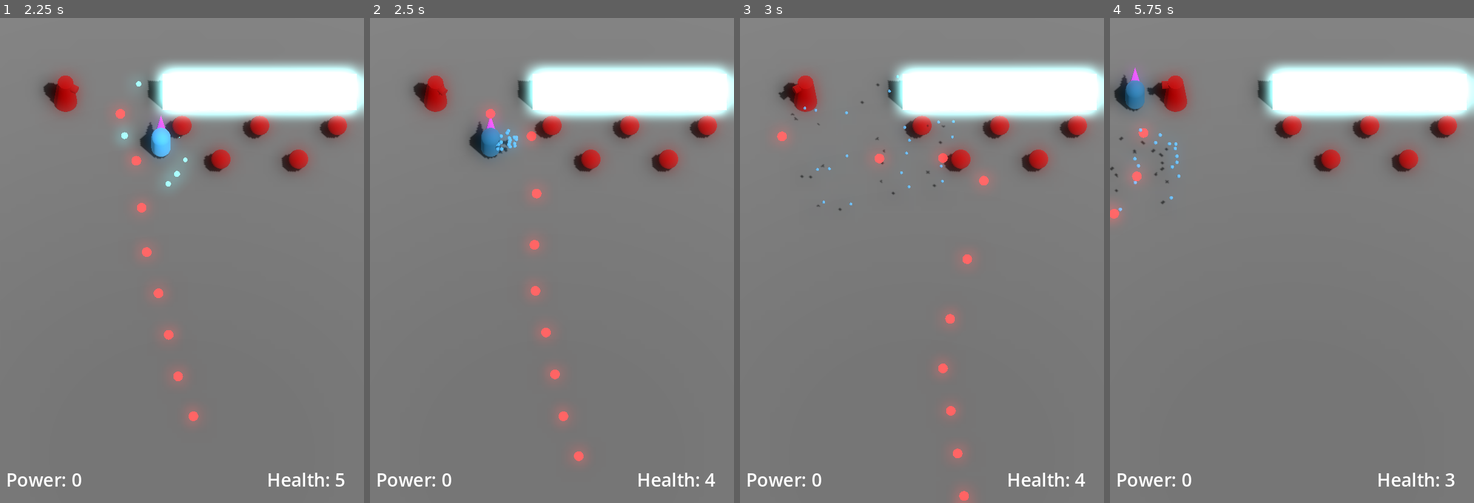
Above: before the commit, frames 1-4 (left to right).
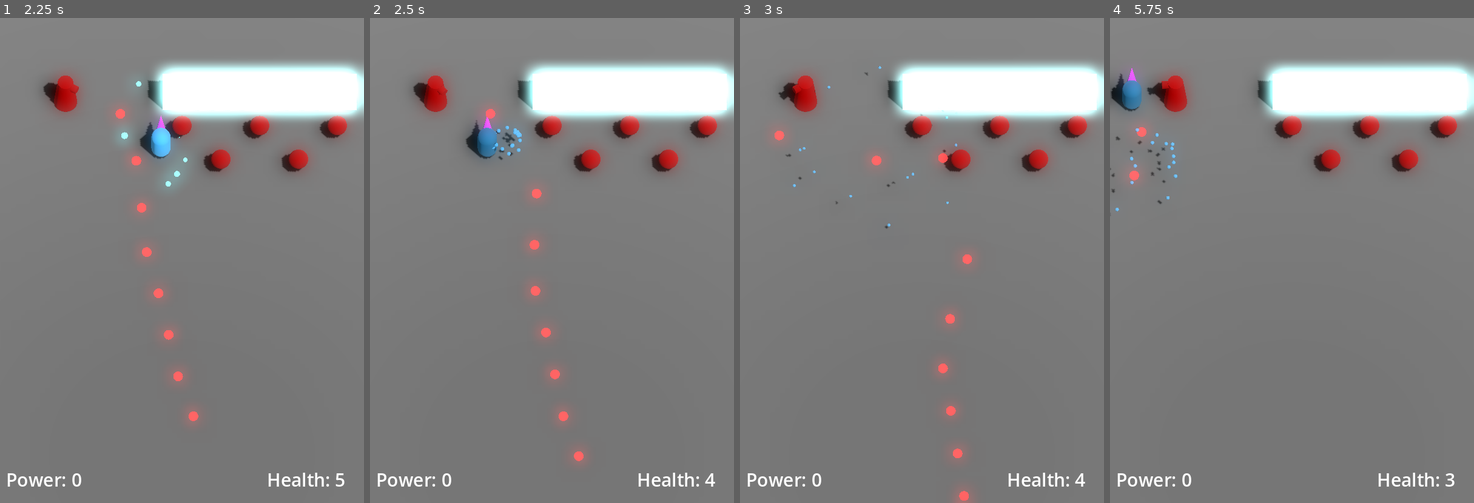
Above: after the commit, the same moments.

Repository: JackEvans24/bullet-absorb
Game: Godot game, scene res://scenes/main.tscn
The game is run twice, just before and just after one commit, with the same random seed, the same clock (stepped at 60 frames per second) and the same inputs.
Inputs:
- Up to frame 1 (2.25 s): hold K (absorb) 0.53-1.28 s; hold Up (move_forward) 0.53-2.03 s; tap J (fire) at 1.35 s; hold Left (move_left) from 2.03 s (still down); hold K (absorb) from 2.03 s (still down)
- Up to frame 2 (2.5 s): keep holding Left (move_left); keep holding K (absorb)
- Up to frame 3 (3 s): keep holding Left (move_left); release K (absorb) at 2.78 s; tap J (fire) at 2.85 s
- Up to frame 4 (5.75 s): release Left (move_left) at 3.53 s; hold Down (move_back) 3.53-4.28 s; hold K (absorb) 3.53-4.28 s; hold Right (move_right) 4.28-5.03 s; tap J (fire) at 4.35 s; hold Up (move_forward) from 5.03 s (still down); hold K (absorb) from 5.03 s (still down)

Frame 1 is identical in both runs. In frame 2, 0.6% of the frame differs, in the area x 15-47%, y 14-30%; in frame 3, 0.4%; in frame 4, 0.7%, in the area x 0-20%, y 10-43%.

Commit message:
feat: kill bullets on contact with player, enemy, walls

Diff:
--- a/models/player/player_internal.tres
+++ b/models/player/player_internal.tres
@@ -1,5 +1,5 @@
 [gd_resource type="CapsuleShape3D" format=3 uid="uid://c4tuvev8wasc3"]
 
 [resource]
-radius = 0.4
-height = 1.8
+radius = 0.51
+height = 2.02
--- a/prefabs/bullets/default_enemy_bullet.tscn
+++ b/prefabs/bullets/default_enemy_bullet.tscn
@@ -13,8 +13,8 @@
 speed = 10
 power_scene = ExtResource("2_0sm5q")
 
-[node name="MeshInstance3D" parent="." index="0"]
+[node name="Mesh" parent="." index="0"]
 mesh = ExtResource("3_a6lo4")
 
-[node name="CollisionShape3D" parent="." index="2"]
-shape = SubResource("SphereShape3D_viiis")
+[node name="Collider" parent="." index="1"]
+shape = SubResource("SphereShape3D_3fvnn")
--- a/prefabs/bullets/player_bullet.tscn
+++ b/prefabs/bullets/player_bullet.tscn
@@ -13,13 +13,13 @@
 speed = 20
 accuracy = 0.0
 
-[node name="MeshInstance3D" type="MeshInstance3D" parent="."]
+[node name="Mesh" type="MeshInstance3D" parent="."]
 cast_shadow = 0
 gi_mode = 0
 mesh = ExtResource("2_d1la3")
 
+[node name="Collider" type="CollisionShape3D" parent="."]
+shape = SubResource("SphereShape3D_s5aai")
+
 [node name="OnScreenNotifier" type="VisibleOnScreenNotifier3D" parent="."]
 aabb = AABB(-2, -2, -2, 4, 4, 4)
-
-[node name="CollisionShape3D" type="CollisionShape3D" parent="."]
-shape = SubResource("SphereShape3D_s5aai")
--- a/scripts/bullet.gd
+++ b/scripts/bullet.gd
@@ -6,9 +6,14 @@
 
 @export var power_scene: PackedScene
 
+@onready var mesh: MeshInstance3D = $Mesh
+@onready var collider: CollisionShape3D = $Collider
 @onready var on_screen_notifier: VisibleOnScreenNotifier3D = $OnScreenNotifier
 
+var dead = false
+
 func _ready():
+	body_entered.connect(_on_body_entered)
 	on_screen_notifier.screen_exited.connect(_on_screen_exited)
 
 func initialise(turret_basis: Basis):
@@ -17,8 +22,13 @@
 	rotate_y(randf_range( - PI * accuracy, PI * accuracy))
 
 func _physics_process(_delta):
+	if dead:
+		return
 	var forward = -global_transform.basis.z
 	position += forward * speed * _delta
+
+func _on_body_entered(_body: Node3D):
+	call_deferred("handle_destruction")
 
 func _on_screen_exited():
 	queue_free()
@@ -27,6 +37,11 @@
 	call_deferred("handle_destruction_with_power")
 
 func handle_destruction():
+	dead = true
+	collider.disabled = true
+	mesh.visible = false
+
+	await get_tree().create_timer(0.5).timeout
 	queue_free()
 
 func handle_destruction_with_power():
--- a/scripts/player/player.gd
+++ b/scripts/player/player.gd
@@ -13,6 +13,7 @@
 @onready var absorb: Absorb = $Absorb
 @onready var body: PlayerBody = $Pivot
 @onready var hit_detection: Area3D = $HitDetection
+@onready var ground_detection: CollisionShape3D = $GroundDetection
 
 var power_count: int = 0
 
@@ -58,6 +59,7 @@
 	aim.can_aim = false
 	aim.can_fire = false
 	absorb.can_absorb = false
+	ground_detection.set_deferred("disabled", true)
 	died.emit()
 
 func _on_absorb():
Not shown: 1 places in prefabs/bullets/default_enemy_bullet.tscn that only renumber resources
